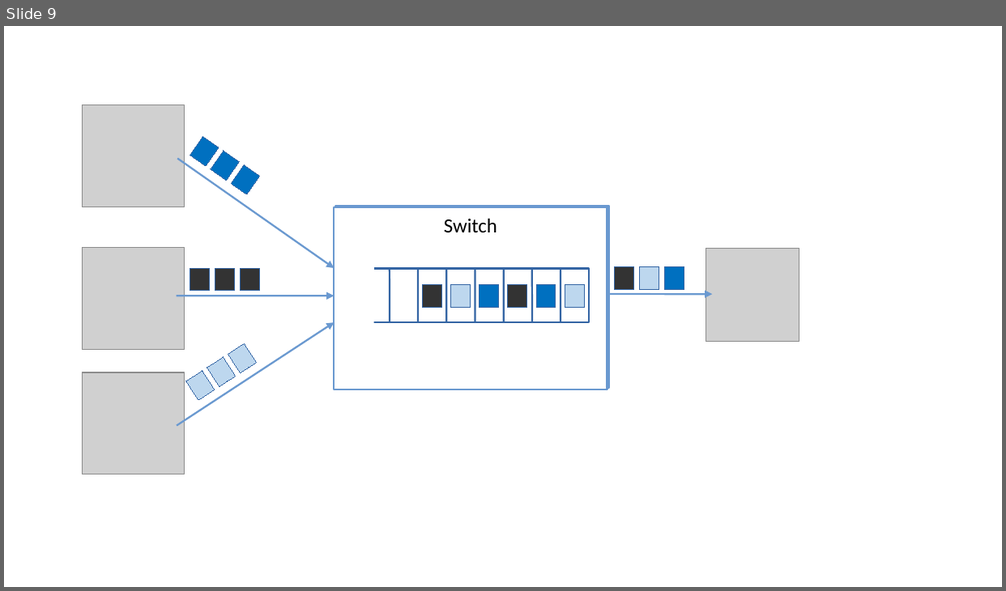
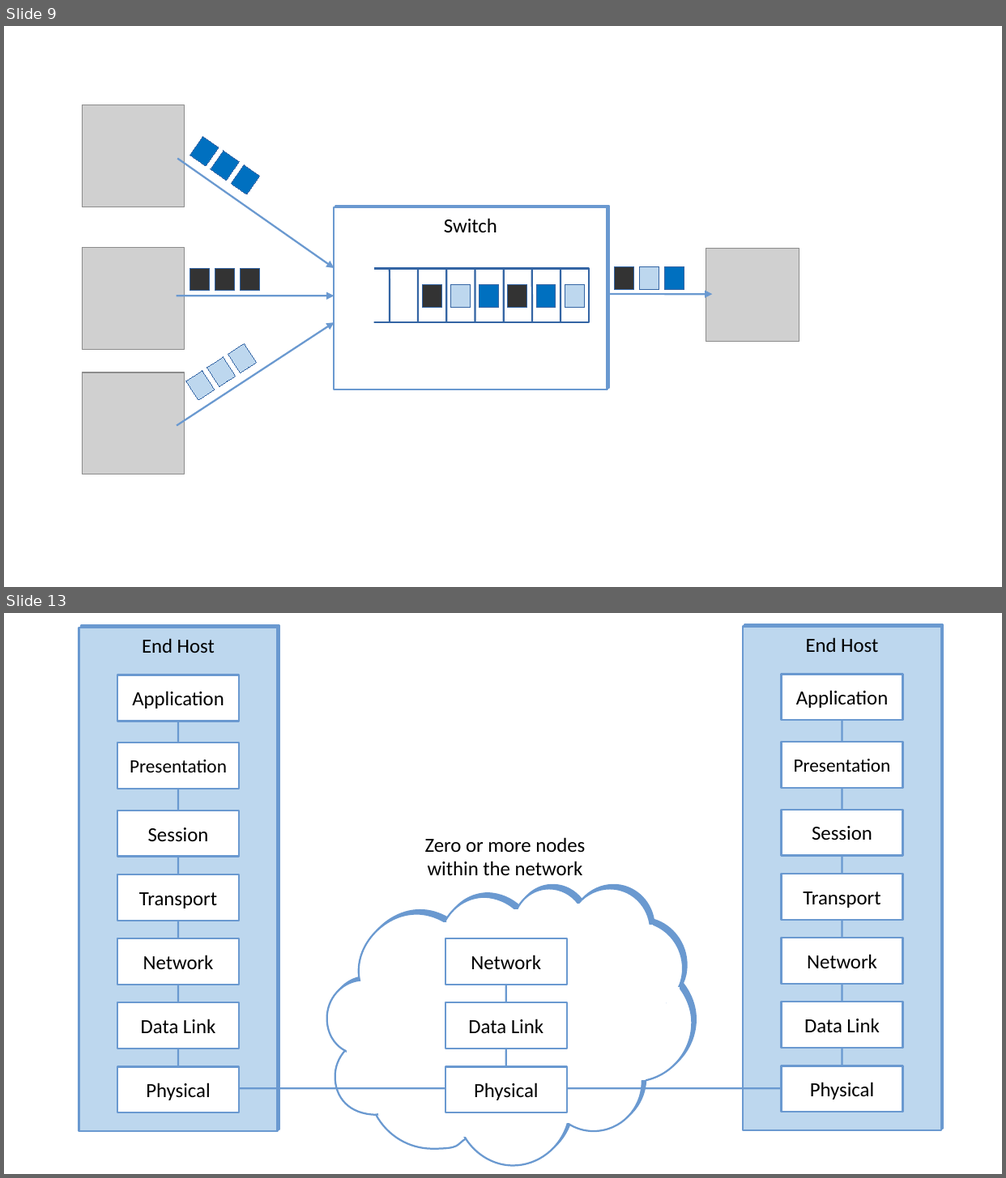
Before and after one commit to SystemsApproach/7E, a slide deck: introduction/figures/introduction.odp. Shown one above the other, each under a label of ours: slide 9 before the commit, slides 9 and 13 after it; the slides between them are not shown. The pictures are 1006x591 and 1006x1178 pixels, drawn with LibreOffice and Linux fonts; fonts in the diff are those of the drawing; grey boxes stand for pictures. Boxes give left, top, right and bottom in pixels: in the first picture for what was removed or moved away, otherwise in the second. Text is boxed around its words. In the diff, an @@ line names an element or a change of style, - is before the commit and + after.

```diff
--- a/introduction/figures/introduction.odp
+++ b/introduction/figures/introduction.odp
@@ slide 13 added at bbox=[4, 613, 1002, 1174], background #FFFFFF @@
@@ rectangle added at bbox=[79, 628, 278, 1132], fill #BDD7EE, outline #6A99D0 1.45 pt, 16 pt, text #000000 @@
+End Host
@@ rectangle added at bbox=[743, 627, 941, 1131], fill #BDD7EE, outline #6A99D0 1.45 pt, 16 pt, text #000000 @@
+End Host
@@ rectangle added at bbox=[117, 675, 239, 722], fill #FFFFFF, outline #6A99D0 1.45 pt, 16 pt, text #000000 @@
+Application
@@ rectangle added at bbox=[782, 675, 903, 721], fill #FFFFFF, outline #6A99D0 1.45 pt, 16 pt, text #000000 @@
+Application
@@ line added from (178, 721) to (178, 1067), #6A99D0 1.45 pt @@
@@ line added from (842, 720) to (842, 1067), #6A99D0 1.45 pt @@
@@ rectangle added at bbox=[117, 743, 239, 789], fill #FFFFFF, outline #6A99D0 1.45 pt, 15 pt, text #000000 @@
+Presentation
@@ rectangle added at bbox=[782, 742, 903, 788], fill #FFFFFF, outline #6A99D0 1.45 pt, 15 pt, text #000000 @@
+Presentation
@@ rectangle added at bbox=[117, 811, 239, 857], fill #FFFFFF, outline #6A99D0 1.45 pt, 16 pt, text #000000 @@
+Session
@@ rectangle added at bbox=[782, 810, 903, 856], fill #FFFFFF, outline #6A99D0 1.45 pt, 16 pt, text #000000 @@
+Session
@@ text added at bbox=[425, 837, 585, 875], 16 pt, text #000000 @@
+Zero or more nodes
+within the network
@@ rectangle added at bbox=[117, 875, 239, 921], fill #FFFFFF, outline #6A99D0 1.45 pt, 16 pt, text #000000 @@
+Transport
@@ rectangle added at bbox=[782, 874, 903, 920], fill #FFFFFF, outline #6A99D0 1.45 pt, 16 pt, text #000000 @@
+Transport
@@ rectangle added at bbox=[117, 939, 239, 985], fill #FFFFFF, outline #6A99D0 1.45 pt, 16 pt, text #000000 @@
+Network
@@ rectangle added at bbox=[445, 939, 566, 985], fill #FFFFFF, outline #6A99D0 1.45 pt, 16 pt, text #000000 @@
+Network
@@ line added from (506, 939) to (506, 1067), #6A99D0 1.45 pt @@
@@ rectangle added at bbox=[782, 938, 903, 984], fill #FFFFFF, outline #6A99D0 1.45 pt, 16 pt, text #000000 @@
+Network
@@ rectangle added at bbox=[117, 1003, 239, 1050], fill #FFFFFF, outline #6A99D0 1.45 pt, 16 pt, text #000000 @@
+Data Link
@@ rectangle added at bbox=[445, 1003, 566, 1050], fill #FFFFFF, outline #6A99D0 1.45 pt, 16 pt, text #000000 @@
+Data Link
@@ rectangle added at bbox=[782, 1003, 903, 1049], fill #FFFFFF, outline #6A99D0 1.45 pt, 16 pt, text #000000 @@
+Data Link
@@ rectangle added at bbox=[117, 1067, 239, 1114], fill #FFFFFF, outline #6A99D0 1.45 pt, 16 pt, text #000000 @@
+Physical
@@ rectangle added at bbox=[445, 1067, 566, 1114], fill #FFFFFF, outline #6A99D0 1.45 pt, 16 pt, text #000000 @@
+Physical
@@ rectangle added at bbox=[782, 1067, 903, 1113], fill #FFFFFF, outline #6A99D0 1.45 pt, 16 pt, text #000000 @@
+Physical
@@ line added from (782, 1089) to (225, 1089), #6A99D0 1.45 pt @@
@@ group added at bbox=[327, 889, 692, 1166]: 11 rectangles, 1 freeform shape @@
```
Also in this commit, not shown: 3 slides changed, 3 other slides added, 15 other files.
